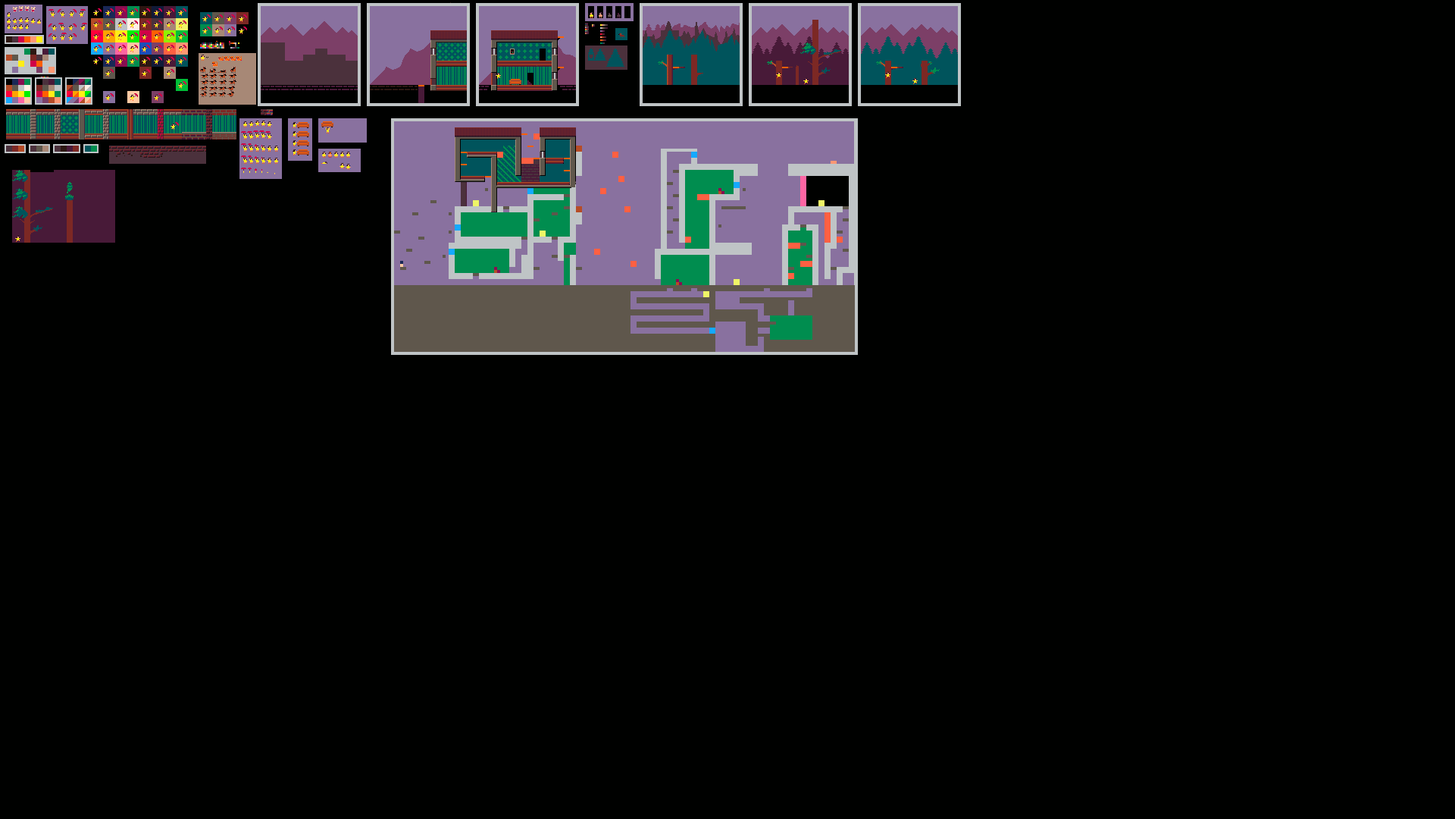
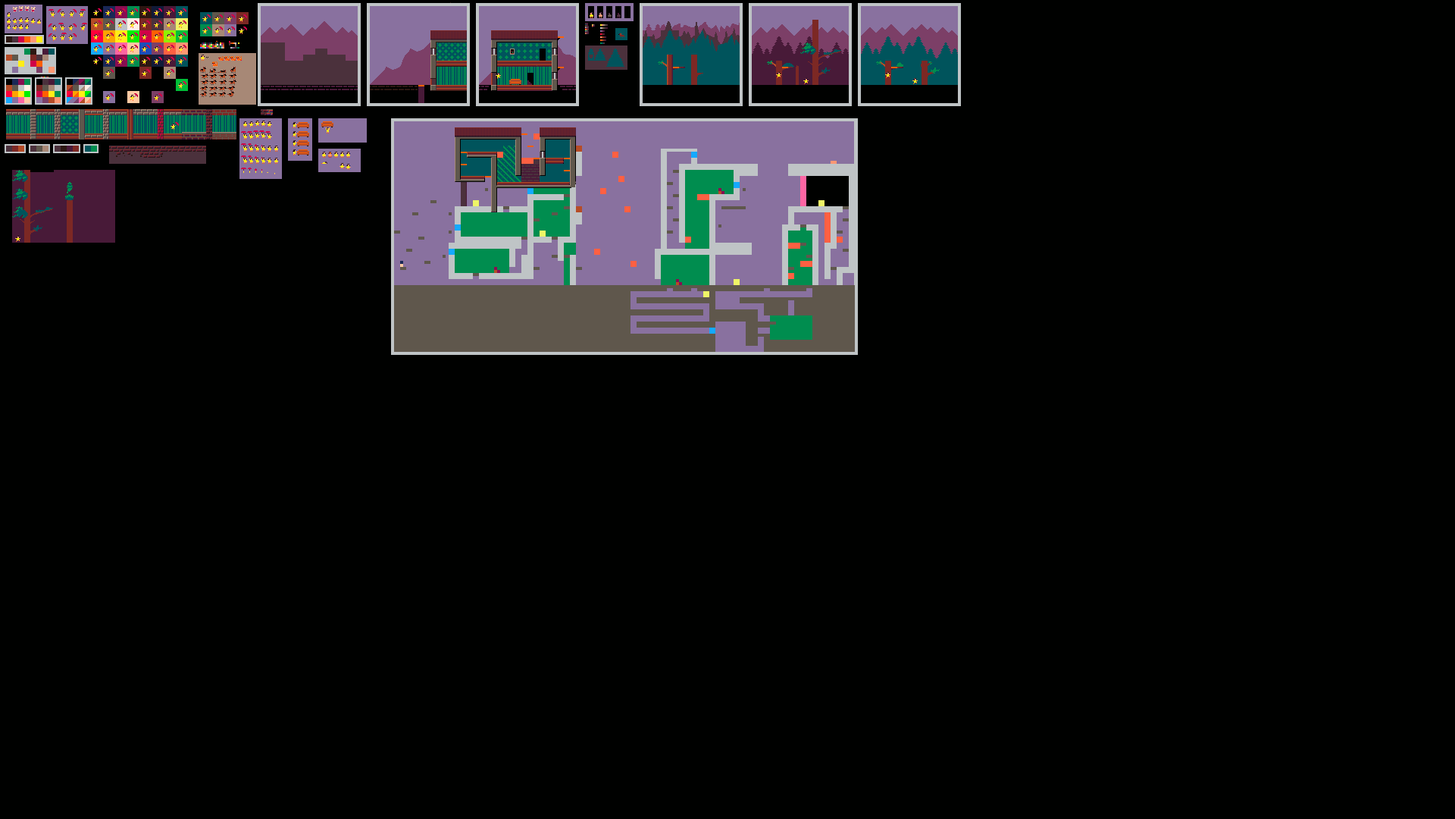
Comparing the layer stacks of the two 1455 x 819 images. Changes:
painted on "layer" over [782, 62, 904, 71]
painted on "Background" over [782, 62, 795, 71]
